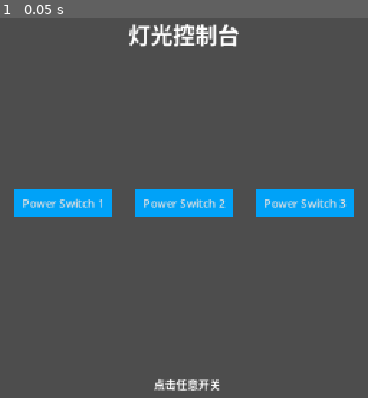
Above: before the commit, frame 1.
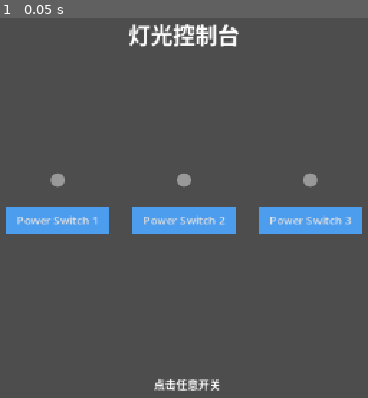
Above: after the commit, the same moment.

Repository: GreedyWhale/oh-my-godot
Game: Godot game, scene res://light_puzzle/main.tscn
Two runs of this game, one before a commit and one after it. Both use one fixed random seed, a clock stepped at 60 frames per second and the inputs below.
Inputs:
- Up to frame 1 (0.05 s): no input

The runs differ from the first frame. In frame 1, 10% of the frame differs, in the area x 1-99%, y 41-57%.

Commit message:
refactor(power_switch): 重构电源开关为复合组件并更新主逻辑
将原独立按钮形式的电源开关重构为包含按钮与状态指示器的复合容器组件，将按钮样式切换逻辑转移至指示器面板，更新主脚本以适配新的组件结构，解耦内部实现并提升可维护性

Diff:
--- a/light_puzzle/main.gd
+++ b/light_puzzle/main.gd
@@ -13,11 +13,13 @@
 
 func initPowerSwitch() -> void:
 	for n in 3:
-		var button: Button = power_switch_scene.instantiate()
+		var scene: Container = power_switch_scene.instantiate()
+		$BoxContainer.add_child(scene)
+
 		var order_number = n + 1
-		button.text = "Power Switch %s" % order_number
-		button.pressed.connect(on_power_switch_pressed.bind(order_number))
-		$BoxContainer.add_child(button)
+		var button_text = "Power Switch %s" % order_number
+		scene.set_switch_name(button_text)
+		scene.onPressed.connect(on_power_switch_pressed.bind(order_number))
 
 func on_power_switch_pressed(order_number: int) -> void:
 	print("开关 %s 被点击了" % order_number)
--- a/light_puzzle/power_switch.gd
+++ b/light_puzzle/power_switch.gd
@@ -1,22 +1,23 @@
-extends Button
+extends Container
+
+signal onPressed
 
 var is_turned_on = false
-@onready var original_style = get_theme_stylebox("normal")
-# Called when the node enters the scene tree for the first time.
+var indicator_original_bg_color: Color
+var indicator_original_style: StyleBoxFlat
+@onready var indicator: Panel = get_node('Indicator')
+@onready var button: Button = get_node('Button')
+
 func _ready() -> void:
-	pass
+	indicator_original_style = indicator.get_theme_stylebox("panel").duplicate() as StyleBoxFlat
+	indicator_original_bg_color = indicator_original_style.bg_color
+	indicator.add_theme_stylebox_override('panel', indicator_original_style)
 
+func _on_button_pressed() -> void:
+	is_turned_on = not is_turned_on
+	indicator_original_style.bg_color = Color.GREEN if is_turned_on else indicator_original_bg_color
+	print(indicator_original_style.bg_color)
+	onPressed.emit()
 
-# Called every frame. 'delta' is the elapsed time since the previous frame.
-func _process(delta: float) -> void:
-	pass
-
-
-func _on_pressed() -> void:
-	is_turned_on = not is_turned_on
-	if is_turned_on:
-		var style = original_style.duplicate()
-		style.bg_color = Color.RED
-		add_theme_stylebox_override("normal", style)
-	else:
-		add_theme_stylebox_override("normal", original_style)
+func set_switch_name(name: String) -> void:
+	button.text = name
--- a/light_puzzle/power_switch.tscn
+++ b/light_puzzle/power_switch.tscn
@@ -2,18 +2,37 @@
 
 [ext_resource type="Script" uid="uid://d0mnybgfh55y0" path="res://light_puzzle/power_switch.gd" id="1_g70uh"]
 
-[sub_resource type="StyleBoxFlat" id="StyleBoxFlat_yw25i"]
-content_margin_left = 12.0
+[sub_resource type="StyleBoxFlat" id="StyleBoxFlat_r7ubw"]
+corner_radius_top_left = 20
+corner_radius_top_right = 20
+corner_radius_bottom_right = 20
+corner_radius_bottom_left = 20
+
+[sub_resource type="StyleBoxFlat" id="StyleBoxFlat_r030d"]
+content_margin_left = 16.0
 content_margin_top = 8.0
-content_margin_right = 12.0
+content_margin_right = 16.0
 content_margin_bottom = 8.0
-bg_color = Color(1.732707e-06, 0.6340821, 0.9728127, 1)
+bg_color = Color(0.30187067, 0.61583865, 0.9373347, 1)
 
-[node name="PowerSwitch" type="Button" unique_id=1022679347]
-offset_right = 128.0
-offset_bottom = 39.0
-theme_override_styles/normal = SubResource("StyleBoxFlat_yw25i")
-text = "Power Switch"
+[node name="PowerSwitch" type="BoxContainer" unique_id=820776669]
+offset_right = 136.0
+offset_bottom = 110.0
+theme_override_constants/separation = 28
+alignment = 1
+vertical = true
 script = ExtResource("1_g70uh")
 
-[connection signal="pressed" from="." to="." method="_on_pressed"]
+[node name="Indicator" type="Panel" parent="." unique_id=1383194156]
+custom_minimum_size = Vector2(20, 20)
+layout_mode = 2
+size_flags_horizontal = 4
+theme_override_styles/panel = SubResource("StyleBoxFlat_r7ubw")
+
+[node name="Button" type="Button" parent="." unique_id=1128894367]
+layout_mode = 2
+theme_override_constants/align_to_largest_stylebox = 1
+theme_override_styles/normal = SubResource("StyleBoxFlat_r030d")
+text = "Power Switch"
+
+[connection signal="pressed" from="Button" to="." method="_on_button_pressed"]
